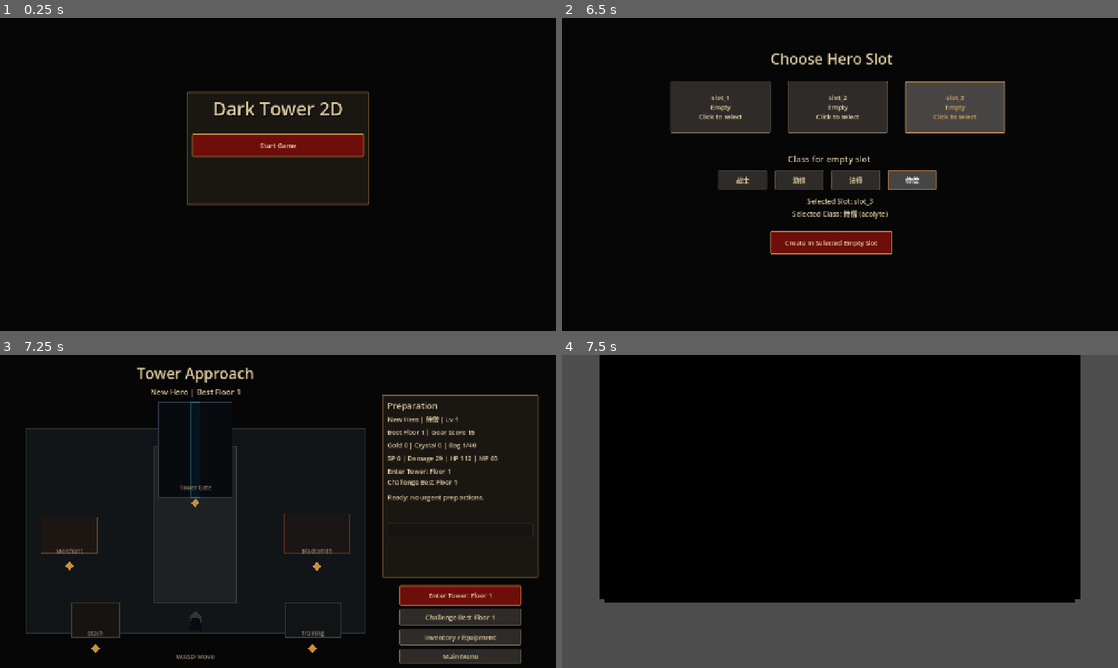
Above: before the commit, frames 1-4 (two rows, left to right).
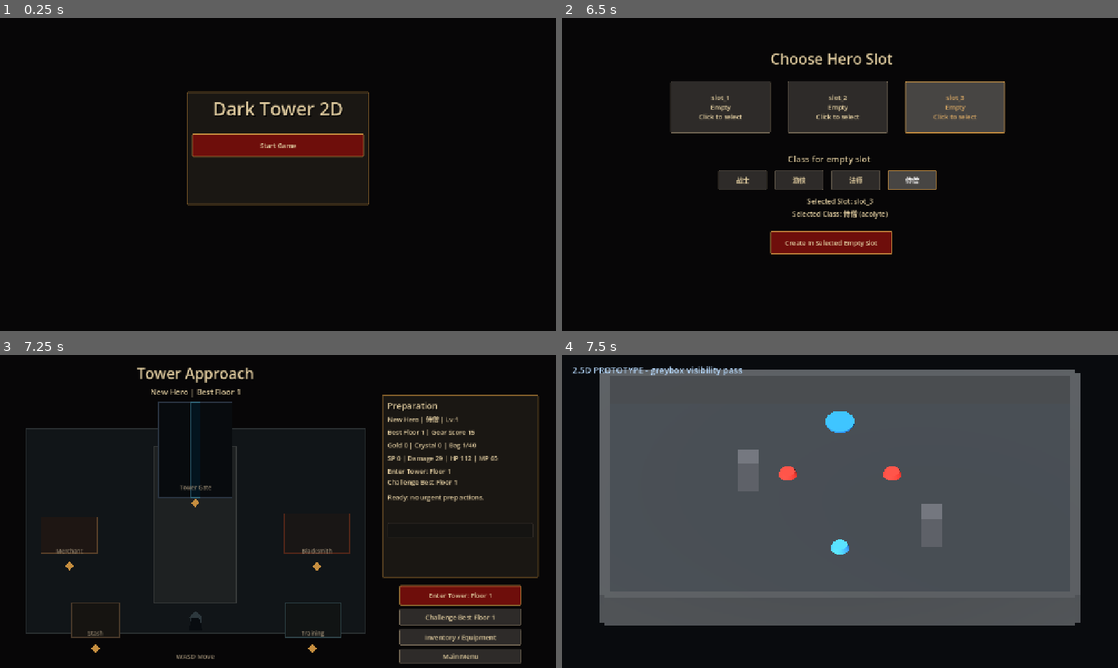
Above: after the commit, the same moments.

Repository: huhejie2009/dark-tower-2d-arpg
Game: Godot game, scene res://scenes/MainMenu.tscn
Same seed, same stepped clock (60 frames per second), same inputs: the game is played once before the commit and once after it.
Inputs:
- Up to frame 1 (0.25 s): no input
- Up to frame 2 (6.5 s): click "Start Game" at 0.5 s; click "slot_1 Empty Click to select" at 1.25 s; click "slot_2 Empty Click to select" at 2 s; click "slot_3 Empty Click to select" at 2.75 s; click "战士" at 3.5 s; click "游侠" at 4.25 s; click "法师" at 5 s; click "侍僧" at 5.75 s
- Up to frame 3 (7.25 s): click "Create In Selected Empty Slot" at 6.5 s
- Up to frame 4 (7.5 s): click "Enter Tower: Floor 1" at 7.25 s

Frames 1-3 are identical in both runs. In frame 4, 90% of the frame differs, in the area x 0-100%, y 0-100%.

Commit message:
Fix 2.5D prototype visibility

Diff:
--- a/scripts/app/Prototype2_5DCombatRoom.gd
+++ b/scripts/app/Prototype2_5DCombatRoom.gd
@@ -7,21 +7,47 @@
 var enemies: Array[Node3D] = []
 var wall_nodes: Array[Node3D] = []
 var column_nodes: Array[Node3D] = []
+var actor_visible_markers: Array[MeshInstance3D] = []
+var floor_mesh: MeshInstance3D
 var exit_marker: Node3D
 var camera: Camera3D
+var world_environment: WorldEnvironment
+var key_light: DirectionalLight3D
+var debug_hud: CanvasLayer
 
 func _ready() -> void:
+	_build_visibility_baseline()
 	_build_room()
 	_build_camera()
 	_build_actors()
 	_build_exit_marker()
+	_build_debug_hud()
+
+func _build_visibility_baseline() -> void:
+	world_environment = WorldEnvironment.new()
+	world_environment.name = "PrototypeWorldEnvironment"
+	var environment := Environment.new()
+	environment.background_mode = Environment.BG_COLOR
+	environment.background_color = Color(0.035, 0.043, 0.055)
+	environment.ambient_light_source = Environment.AMBIENT_SOURCE_COLOR
+	environment.ambient_light_color = Color(0.28, 0.32, 0.38)
+	environment.ambient_light_energy = 1.1
+	world_environment.environment = environment
+	add_child(world_environment)
+
+	key_light = DirectionalLight3D.new()
+	key_light.name = "PrototypeKeyLight"
+	key_light.light_energy = 2.2
+	key_light.rotation_degrees = Vector3(-55.0, -30.0, 0.0)
+	add_child(key_light)
 
 func _build_room() -> void:
-	var floor_mesh := MeshInstance3D.new()
+	floor_mesh = MeshInstance3D.new()
 	floor_mesh.name = "GreyboxFloor"
 	var plane := PlaneMesh.new()
 	plane.size = Vector2(18.0, 12.0)
 	floor_mesh.mesh = plane
+	floor_mesh.material_override = _make_material(Color(0.16, 0.18, 0.20), Color(0.02, 0.025, 0.03))
 	add_child(floor_mesh)
 
 	_create_wall("NorthWall", Vector3(0.0, 0.75, -6.0), Vector3(18.0, 1.5, 0.35))
@@ -47,6 +73,7 @@
 	var mesh := BoxMesh.new()
 	mesh.size = size
 	mesh_node.mesh = mesh
+	mesh_node.material_override = _make_material(Color(0.23, 0.24, 0.25), Color(0.015, 0.018, 0.022))
 	body.add_child(mesh_node)
 	wall_nodes.append(body)
 
@@ -66,6 +93,7 @@
 	var mesh := BoxMesh.new()
 	mesh.size = Vector3(0.8, 1.5, 0.8)
 	mesh_node.mesh = mesh
+	mesh_node.material_override = _make_material(Color(0.31, 0.32, 0.34), Color(0.025, 0.028, 0.032))
 	body.add_child(mesh_node)
 	column_nodes.append(body)
 
@@ -75,21 +103,23 @@
 	camera.projection = Camera3D.PROJECTION_ORTHOGONAL
 	camera.size = 12.0
 	camera.position = Vector3(0.0, 10.0, 10.0)
-	camera.rotation_degrees = Vector3(-50.0, 0.0, 0.0)
 	camera.current = true
 	add_child(camera)
+	camera.look_at(Vector3.ZERO, Vector3.UP)
 
 func _build_actors() -> void:
 	player = BillboardActor3D.new()
 	player.name = "PlayerBillboard"
 	player.position = Vector3(0.0, 0.0, 2.0)
 	add_child(player)
+	_add_actor_visible_marker(player, Color(0.22, 0.65, 1.0), "PlayerReadableMarker")
 
 	for index in range(2):
 		var enemy := BillboardActor3D.new()
 		enemy.name = "EnemyBillboard%d" % (index + 1)
 		enemy.position = Vector3(-2.0 + float(index) * 4.0, 0.0, -2.0)
 		add_child(enemy)
+		_add_actor_visible_marker(enemy, Color(0.95, 0.20, 0.16), "EnemyReadableMarker")
 		enemies.append(enemy)
 
 func _build_exit_marker() -> void:
@@ -100,8 +130,43 @@
 	mesh.bottom_radius = 0.55
 	mesh.height = 0.08
 	exit_marker.mesh = mesh
+	exit_marker.material_override = _make_material(Color(0.12, 0.55, 0.95), Color(0.03, 0.16, 0.28))
 	exit_marker.position = Vector3(0.0, 0.05, -4.8)
 	add_child(exit_marker)
+
+func _build_debug_hud() -> void:
+	debug_hud = CanvasLayer.new()
+	debug_hud.name = "PrototypeDebugHUD"
+	add_child(debug_hud)
+
+	var label := Label.new()
+	label.name = "PrototypeModeLabel"
+	label.text = "2.5D PROTOTYPE - greybox visibility pass"
+	label.position = Vector2(24.0, 20.0)
+	label.add_theme_color_override("font_color", Color(0.72, 0.86, 1.0))
+	label.add_theme_font_size_override("font_size", 20)
+	debug_hud.add_child(label)
+
+func _add_actor_visible_marker(actor: Node3D, color: Color, node_name: String) -> void:
+	var marker := MeshInstance3D.new()
+	marker.name = node_name
+	var mesh := CylinderMesh.new()
+	mesh.top_radius = 0.28
+	mesh.bottom_radius = 0.36
+	mesh.height = 0.18
+	marker.mesh = mesh
+	marker.position = Vector3(0.0, 0.11, 0.0)
+	marker.material_override = _make_material(color, color * 0.25)
+	actor.add_child(marker)
+	actor_visible_markers.append(marker)
+
+func _make_material(albedo: Color, emission: Color) -> StandardMaterial3D:
+	var material := StandardMaterial3D.new()
+	material.albedo_color = albedo
+	material.emission_enabled = true
+	material.emission = emission
+	material.roughness = 0.85
+	return material
 
 func build_prototype_snapshot_for_test() -> Dictionary:
 	return {
@@ -124,3 +189,24 @@
 		if enemy != null and enemy.has_method("build_contract_snapshot"):
 			actor_snapshots.append(enemy.call("build_contract_snapshot"))
 	return Prototype2_5DVisualQaService.build_snapshot(build_prototype_snapshot_for_test(), actor_snapshots)
+
+func build_visibility_snapshot_for_test() -> Dictionary:
+	return {
+		"has_world_environment": world_environment != null and world_environment.environment != null,
+		"has_key_light": key_light != null,
+		"floor_has_material": floor_mesh != null and floor_mesh.material_override != null,
+		"wall_visible_material_count": _count_visible_materials(wall_nodes),
+		"column_visible_material_count": _count_visible_materials(column_nodes),
+		"actor_visible_marker_count": actor_visible_markers.size(),
+		"exit_marker_has_material": exit_marker != null and exit_marker.get("material_override") != null,
+		"has_debug_hud": debug_hud != null and debug_hud.has_node("PrototypeModeLabel"),
+		"camera_has_visible_background": world_environment != null and world_environment.environment != null,
+	}
+
+func _count_visible_materials(nodes: Array[Node3D]) -> int:
+	var count := 0
+	for node in nodes:
+		for child in node.get_children():
+			if child is MeshInstance3D and child.material_override != null:
+				count += 1
+	return count
--- /dev/null
+++ b/tests/regression/regression_prototype_2_5d_visibility_contract.gd
@@ -0,0 +1,49 @@
+extends SceneTree
+
+const PrototypeScene := preload("res://scenes/prototypes/Prototype2_5DCombatRoom.tscn")
+
+var failures: Array[String] = []
+
+func _initialize() -> void:
+	call_deferred("_run")
+
+func _run() -> void:
+	var scene := PrototypeScene.instantiate()
+	root.add_child(scene)
+	await process_frame
+	await process_frame
+
+	_expect(scene.has_method("build_visibility_snapshot_for_test"), "prototype should expose visibility snapshot")
+	if not scene.has_method("build_visibility_snapshot_for_test"):
+		scene.queue_free()
+		await process_frame
+		_finish()
+		return
+
+	var snapshot: Dictionary = scene.call("build_visibility_snapshot_for_test")
+	_expect(bool(snapshot.get("has_world_environment", false)), "prototype should have a world environment")
+	_expect(bool(snapshot.get("has_key_light", false)), "prototype should have a key light")
+	_expect(bool(snapshot.get("floor_has_material", false)), "floor should have visible material")
+	_expect(int(snapshot.get("wall_visible_material_count", 0)) >= 4, "all walls should have visible materials")
+	_expect(int(snapshot.get("column_visible_material_count", 0)) >= 2, "columns should have visible materials")
+	_expect(int(snapshot.get("actor_visible_marker_count", 0)) >= 3, "player and enemies should have visible markers")
+	_expect(bool(snapshot.get("exit_marker_has_material", false)), "exit marker should have visible material")
+	_expect(bool(snapshot.get("has_debug_hud", false)), "prototype should have a debug HUD so the screen is not visually empty")
+	_expect(bool(snapshot.get("camera_has_visible_background", false)), "camera/world should have visible background color")
+
+	scene.queue_free()
+	await process_frame
+	_finish()
+
+func _finish() -> void:
+	if failures.is_empty():
+		print("NEW_PROJECT_PROTOTYPE_2_5D_VISIBILITY_CONTRACT_OK")
+		quit(0)
+	else:
+		for failure in failures:
+			push_error(failure)
+		quit(1)
+
+func _expect(condition: bool, message: String) -> void:
+	if not condition:
+		failures.append(message)
Not shown, added: docs/progress/2026-06-16-prototype-2-5d-visibility-fix-progress.md
